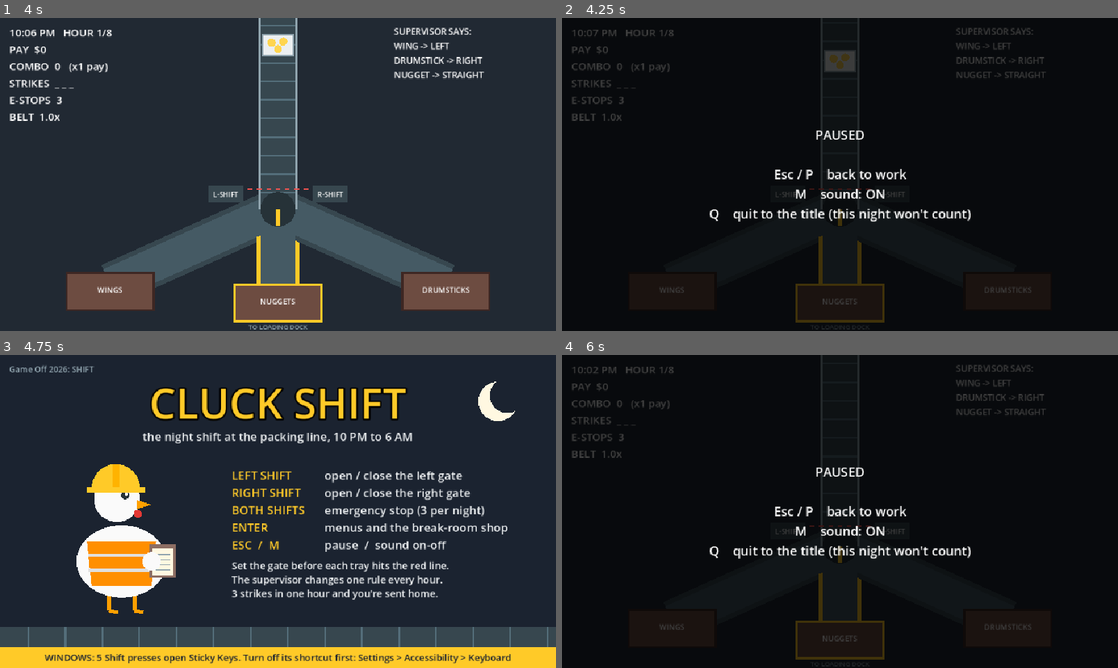
Above: before the commit, frames 1-4 (two rows, left to right).
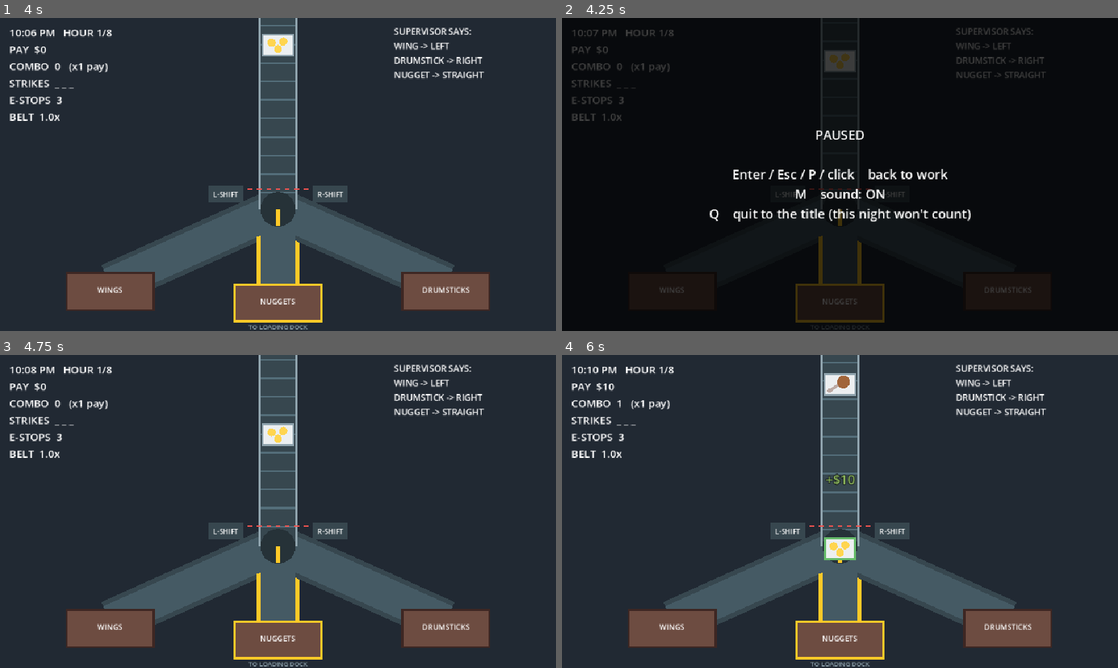
Above: after the commit, the same moments.

Repository: NiloyBhattacharjee/cluck-shift
Game: Godot game, scene res://scenes/main.tscn
Same seed, same stepped clock (60 frames per second), same inputs: the game is played once before the commit and once after it.
Inputs (mouse positions are in pixels of both pictures, inside the frame that each line leads up to):
- Up to frame 1 (4 s): tap Enter at 0.5, 0.6, 3.05, 3.6 s; move the mouse to (400, 158) at 0.52 s; click (400, 158) at 0.67 s; tap Space at 0.77, 1.07, 1.52, 1.82, 2.3, 2.85, 3.02, 3.32, 3.77 s; tap Keypad Enter at 0.8, 1.35, 3.8 s; move the mouse to (166, 190) at 1.27 s; click (166, 190) at 1.42 s; tap Q at 1.55, 2.1 s; move the mouse to (333, 105) at 2.02 s; click (333, 105) at 2.17 s; move the mouse to (250, 237) at 2.77 s; click (250, 237) at 2.92 s; move the mouse to (444, 221) at 3.52 s; click (444, 221) at 3.67 s
- Up to frame 2 (4.25 s): tap Space at 4.07 s; tap Escape at 4.15 s
- Up to frame 3 (4.75 s): move the mouse to (111, 464) at 4.27 s; tap Keypad Enter at 4.35 s; click (111, 464) at 4.42 s; tap Space at 4.52 s; tap Q at 4.55 s
- Up to frame 4 (6 s): tap Space at 4.82, 5.3 s; move the mouse to (867, 511) at 5.02 s; tap Q at 5.1 s; click (867, 511) at 5.17 s; move the mouse to (756, 433) at 5.77 s; tap P at 5.85 s; click (756, 433) at 5.92 s

Frame 1 is identical in both runs. In frame 2, 0.7% of the frame differs, in the area x 30-70%, y 48-52%; in frame 3, 39%; in frame 4, 100%, in the area x 0-100%, y 0-100%.

Commit message:
Web: say so when the game has lost the keyboard
On a web page the keys only reach the game while its canvas has focus. If
the page loads without a click inside the game, or the player clicks the page
text, Enter and Shift go nowhere with no sign why. APPLICATION_FOCUS_OUT
doesn't fire when focus moves within the page, so a shift ran on unseen.

The game now asks the page four times a second. With focus lost, an amber bar
says to click the game and a shift pauses. A mouse click starts the game and
works the menus, though not the gates, and Enter resumes from the pause card.

Closes #46.

Co-Authored-By: Claude Opus 5.5 <noreply@anthropic.com>

Diff:
--- a/scenes/main.tscn
+++ b/scenes/main.tscn
@@ -173,6 +173,22 @@
 theme_override_font_sizes/font_size = 26
 text = "Quit to the title"
 
+[node name="FocusHint" type="ColorRect" parent="HUD"]
+visible = false
+mouse_filter = 2
+anchor_right = 1.0
+offset_bottom = 38.0
+color = Color(1, 0.79, 0.16, 1)
+
+[node name="Text" type="Label" parent="HUD/FocusHint"]
+anchor_right = 1.0
+anchor_bottom = 1.0
+theme_override_colors/font_color = Color(0.11, 0.14, 0.19, 1)
+theme_override_font_sizes/font_size = 20
+text = "The game has lost the keyboard: click the game to get it back"
+horizontal_alignment = 1
+vertical_alignment = 1
+
 [node name="RotateCard" type="ColorRect" parent="HUD"]
 visible = false
 anchor_right = 1.0
--- a/scripts/main.gd
+++ b/scripts/main.gd
@@ -15,6 +15,8 @@
 const POPUP_AT := Belt.FORK + Vector2(0, -70)
 const MUSIC_STEP := 0.03  # the music plays this much faster every hour (#34)
 const TAP_GUARD := 0.5  # seconds after a screen opens when a tap does nothing, so a frantic tap can't buy or skip it
+const FOCUS_CHECK := 0.25  # seconds between checks that the web page still has the game's keyboard (#46)
+const CANVAS_HAS_KEYS := "document.hasFocus() && document.activeElement === document.querySelector('canvas')"
 
 var cfg: Dictionary = JSON.parse_string(FileAccess.get_file_as_string("res://data/rules.json"))
 var state := State.MENU
@@ -23,6 +25,8 @@
 var backup_keys := false  # Z and / stand in for the Shifts; see _side()
 var touch := false  # the latest input was a tap: shows tap wording and larger text (#44)
 var _tap_wait := 0.0  # seconds left of TAP_GUARD
+var has_keyboard := true  # false on the web once a click elsewhere on the page has taken the keys (#46)
+var _focus_wait := 0.0  # seconds until the next check of has_keyboard
 var lights_out := false  # the flicker as last shown
 var _pa_colour: Color
 var paused := false  # Esc / P during a shift (#31)
@@ -47,6 +51,7 @@
 @onready var pause_menu: Control = $HUD/PauseMenu
 @onready var sound_button: Button = $HUD/PauseMenu/Sound
 @onready var rotate_card: Control = $HUD/RotateCard
+@onready var focus_hint: Control = $HUD/FocusHint
 @onready var title: Control = $HUD/Title
 @onready var ending: Control = $HUD/Ending
 
@@ -73,6 +78,22 @@
 
 func _process(delta: float) -> void:
 	_tap_wait = maxf(_tap_wait - delta, 0.0)
+	_focus_wait -= delta
+	if _focus_wait <= 0.0 and OS.has_feature("web"):
+		_focus_wait = FOCUS_CHECK
+		_set_keyboard(touch or JavaScriptBridge.eval(CANVAS_HAS_KEYS, true))
+
+
+## On a web page the keys only reach the game while it has focus, and any click elsewhere on the page
+## takes it. Keys then go nowhere with no sign why, so say so, and pause a shift rather than run on (#46).
+func _set_keyboard(on: bool) -> void:
+	if has_keyboard == on:
+		return
+	has_keyboard = on
+	title.has_keyboard = on
+	focus_hint.visible = not on
+	if not on and state == State.PLAYING and not paused:
+		_set_paused(true)
 
 
 # --- state machine ---------------------------------------------------------
@@ -173,7 +194,7 @@
 	if touch and paused:
 		_show("PAUSED\n\n\n\n\n\n\n\n")  # the buttons of PauseMenu sit under it
 		return
-	_show("PAUSED\n\nEsc / P    back to work\nM    sound: %s\nQ    quit to the title (this night won't count)"
+	_show("PAUSED\n\nEnter / Esc / P / click    back to work\nM    sound: %s\nQ    quit to the title (this night won't count)"
 		% ("OFF" if records.muted else "ON") if paused else "")
 
 
@@ -242,7 +263,18 @@
 
 
 ## Taps are read here, ahead of the screens drawn over the line. Only the pause buttons take a tap for themselves.
+## A mouse click does what a tap does on every screen but the line, where the gates stay on the keys.
 func _input(event: InputEvent) -> void:
+	var click := event as InputEventMouseButton
+	if click != null and click.pressed and click.button_index == MOUSE_BUTTON_LEFT and click.device != InputEvent.DEVICE_ID_EMULATION:
+		if rotate_card.visible or touch:
+			return
+		if state == State.PLAYING:
+			if paused:
+				_set_paused(false)
+		else:
+			_on_tap(click.position)
+		return
 	var tap := event as InputEventScreenTouch
 	if tap == null or not tap.pressed:
 		return
@@ -289,6 +321,8 @@
 	if state == State.PLAYING:
 		if key.keycode in [KEY_ESCAPE, KEY_P]:
 			_set_paused(not paused)
+		elif paused and key.keycode in [KEY_ENTER, KEY_KP_ENTER, KEY_SPACE]:
+			_set_paused(false)
 		elif paused and key.keycode == KEY_M:
 			_toggle_mute()
 		elif paused and key.keycode == KEY_Q:
--- a/scripts/title.gd
+++ b/scripts/title.gd
@@ -9,6 +9,7 @@
 
 var backup_keys := false  # set by main.gd when Shift arrives with no left/right (#22)
 var touch := false  # tap wording, and no Sticky Keys warning (#44)
+var has_keyboard := true  # false on the web once a click elsewhere on the page has taken the keys (#46)
 var records := {}  # main.gd's record book (#32): best night and the mute setting
 
 
@@ -62,7 +63,7 @@
 		draw_string(font, Vector2(0, 493), "Your setup can't tell left Shift from right Shift: use Z (left gate) and / (right gate).",
 			HORIZONTAL_ALIGNMENT_CENTER, size.x, 16, HI_VIS)
 	if fmod(t, 1.0) < 0.7:
-		draw_string(font, Vector2(0, 458), "TAP TO CLOCK IN" if touch else "PRESS ENTER TO CLOCK IN", HORIZONTAL_ALIGNMENT_CENTER, size.x, 26, HAT)
+		draw_string(font, Vector2(0, 458), "TAP TO CLOCK IN" if touch else ("PRESS ENTER TO CLOCK IN" if has_keyboard else "CLICK HERE TO CLOCK IN"), HORIZONTAL_ALIGNMENT_CENTER, size.x, 26, HAT)
 	draw_string(font, Vector2(16, 30), "Game Off 2026: SHIFT", HORIZONTAL_ALIGNMENT_LEFT, -1, 14, Color("90a4ae"))
 	if not touch:  # the Sticky Keys prompt steals focus mid-shift and a game can't turn it off, so this has to get read (#21)
 		draw_rect(Rect2(0, 504, size.x, 36), HAT)
--- a/tests/test_play.gd
+++ b/tests/test_play.gd
@@ -9,7 +9,7 @@
 ## 2) Idle night: a late Shift press makes a tray miss the gate; with no other presses the player
 ##    is sent home in the first hour, the belt freezes, and one Enter starts a clean new night.
 ##    Esc then Q quits a night to the title without it counting as a night played.
-## 3) Touch: every screen again with taps instead of keys.
+## 3) Keyboard focus on a web page, mouse clicks, then touch: every screen again with taps instead of keys.
 ## Run: godot --headless --fixed-fps 60 -s tests/test_play.gd     (exit code 0 = all passed)
 
 const FPS := 60
@@ -37,7 +37,7 @@
 var dark_by_hour := {}  # hour -> the lights went out
 var radio_seen := false
 var escape_popup_seen := false
-var touch_step := 0
+var touch_step := 10
 var spin_checked := false
 var spin_payout := 0
 var sabotage: Tray = null  # the tray sent wrong on purpose for the mate to cover
@@ -413,6 +413,41 @@
 func _touch() -> void:
 	var s: ShiftState = main.logic
 	match touch_step:
+		10:  # #46: a click elsewhere on a web page takes the keys
+			if in_state == 2:
+				main._set_keyboard(false)
+				check(main.focus_hint.visible and not main.title.has_keyboard and main.state == Main.State.MENU, "keys lost on the title: it says to click")
+				_click(Vector2(480, 270))
+				check(main.state == Main.State.MENU, "a click right after a screen opens does nothing")
+			elif in_state == 60:
+				_click(Vector2(480, 270))
+				check(main.state == Main.State.PLAYING, "a mouse click on the title clocks in")
+				main._set_keyboard(true)
+				check(not main.focus_hint.visible and main.title.has_keyboard, "keys back: the message goes")
+				touch_step = 11
+		11:
+			if in_state == 10:
+				var route := s.route
+				_click(Vector2(100, 300))
+				check(s.route == route and not main.paused, "on the line a click moves no gate: the gates stay on the keys")
+				main._set_keyboard(false)
+				check(main.paused and main.focus_hint.visible, "keys lost mid-shift: the shift pauses rather than run on")
+				main._set_keyboard(true)
+				_key(KEY_ENTER)
+				check(not main.paused and main.state == Main.State.PLAYING, "Enter on the pause card resumes")
+				main._set_keyboard(false)
+				_click(Vector2(100, 300))
+				check(not main.paused and s.route == route, "a click on the pause card resumes, and moves no gate")
+				main._set_keyboard(true)
+				var emulated := InputEventMouseButton.new()
+				emulated.button_index = MOUSE_BUTTON_LEFT
+				emulated.pressed = true
+				emulated.device = InputEvent.DEVICE_ID_EMULATION
+				_key(KEY_ESCAPE)
+				root.push_input(emulated, true)
+				check(main.paused, "the mouse click a tap also sends doesn't count twice")
+				_key(KEY_Q)
+				touch_step = 0
 		0:  # the title
 			if in_state == 2:
 				check(not main.touch and not main.belt.touch, "keyboard wording until the first tap")
@@ -508,6 +543,14 @@
 				_finish()
 
 
+func _click(at: Vector2) -> void:
+	var e := InputEventMouseButton.new()
+	e.position = at
+	e.button_index = MOUSE_BUTTON_LEFT
+	e.pressed = true
+	root.push_input(e, true)
+
+
 func _tap(at: Vector2) -> void:
 	var e := InputEventScreenTouch.new()
 	e.position = at
Not shown, changed: CHANGELOG.md
Not shown, changed: docs/architecture.md
Not shown, changed: docs/design.md
Not shown, changed: docs/testing.md
